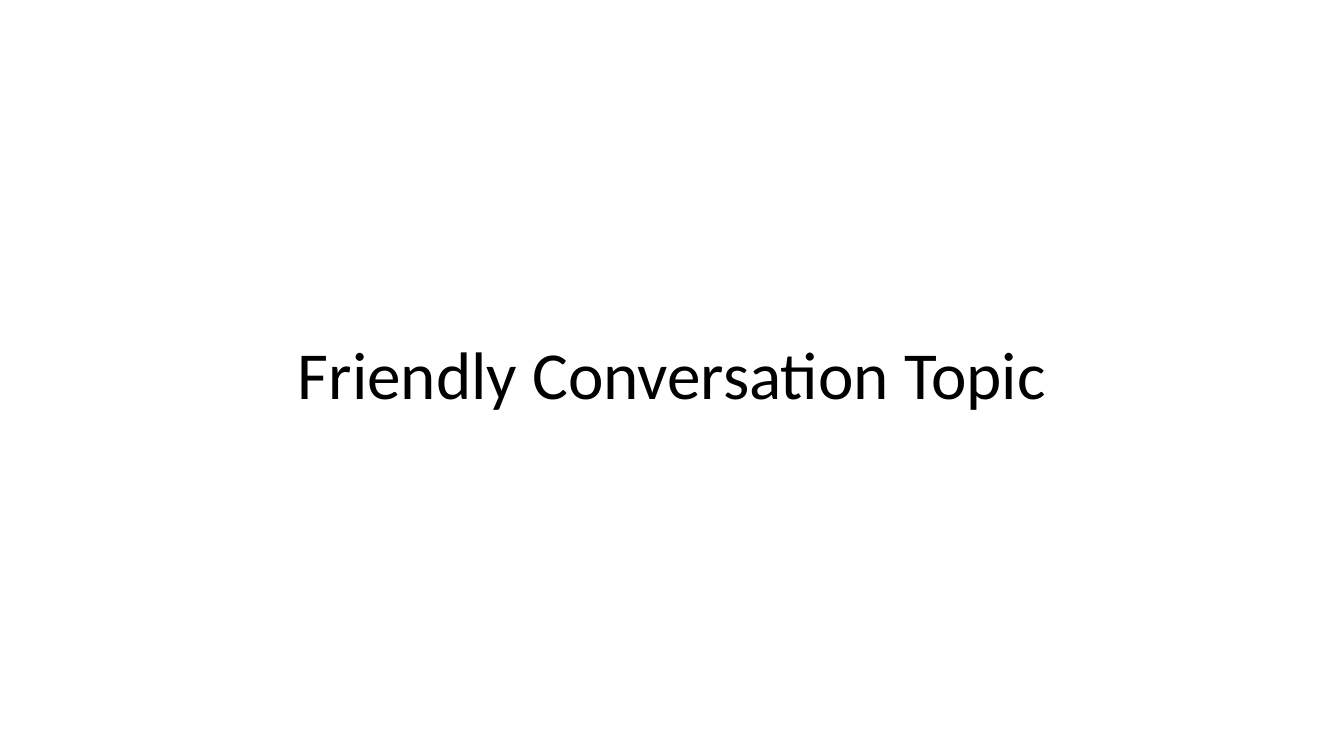
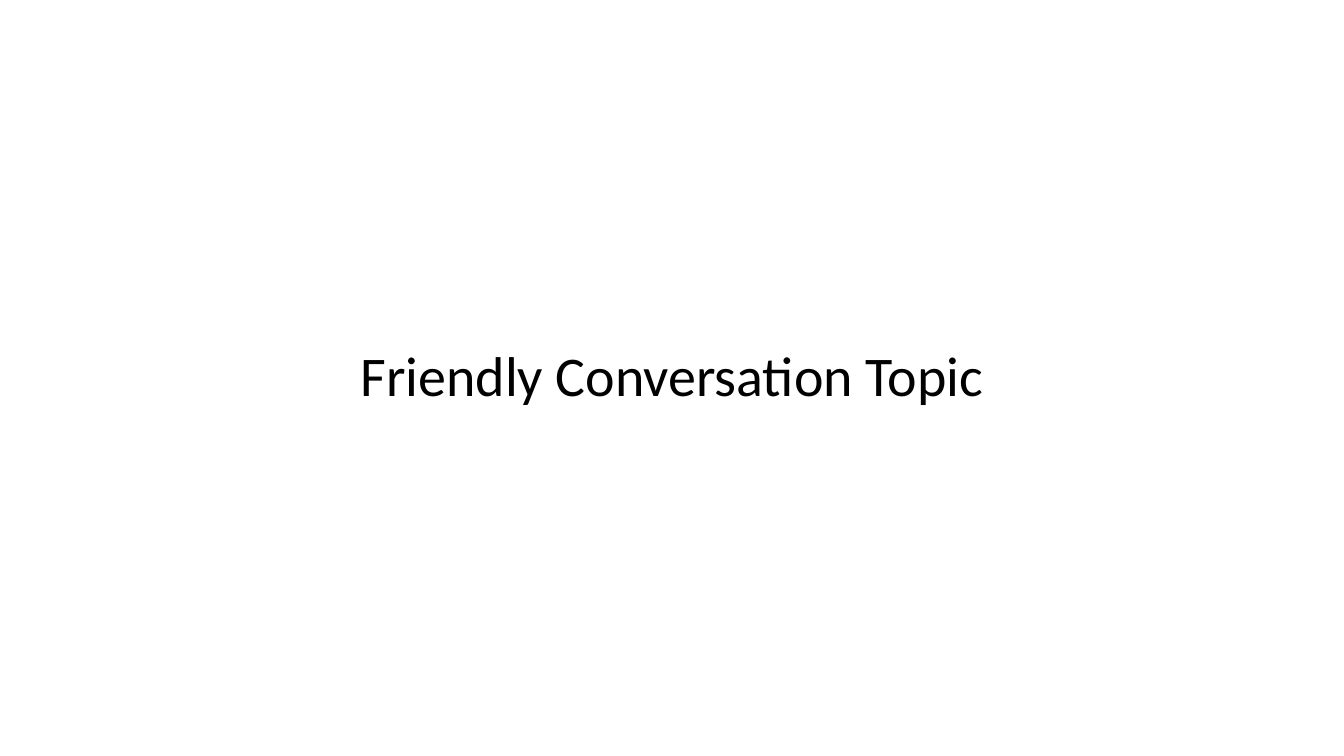
Before and after one commit to EricJPogue/CPSC-24500, a slide deck: slide 7 of lecture-slides/2020-02-27-oop.pptx (slide 3 before the commit). Drawn at 1344x756 pixels with LibreOffice and Linux fonts; fonts in the diff are those of the drawing. Boxes give left, top, right and bottom in pixels: in the first picture for what was removed or moved away, otherwise in the second. Text is boxed around its words. In the diff, an @@ line names an element or a change of style, - is before the commit and + after.

```diff
--- a/lecture-slides/2020-02-27-oop.pptx
+++ b/lecture-slides/2020-02-27-oop.pptx
@@ title "Friendly Conversation Topic" at (x1=360, y1=357, x2=984, y2=405): size 48 to 40 pt @@
```
Also in this commit, not shown: 4 other slides changed, 4 slides added, 1 other file.
